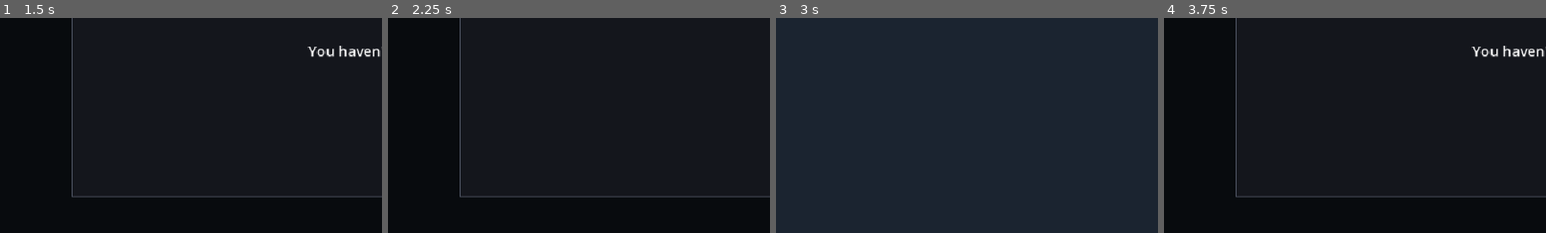
Above: before the commit, frames 1-4 (left to right).
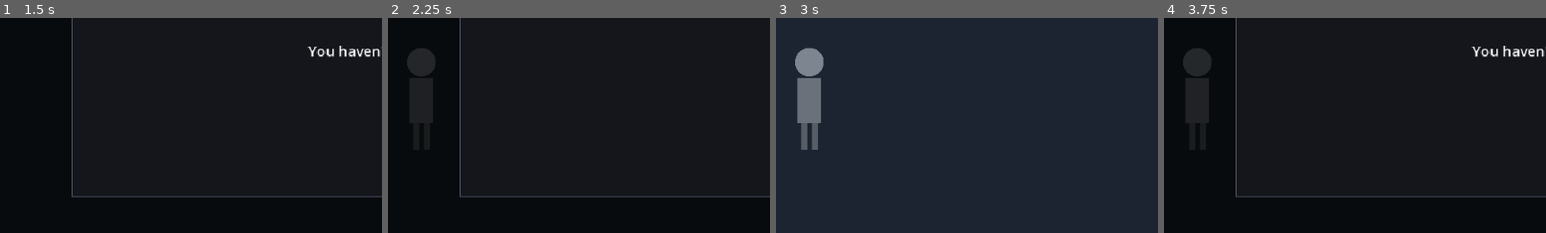
Above: after the commit, the same moments.

Repository: khalad007/Sheetwater
Game: Godot game, scene res://scenes/main.tscn
Two runs of this game, one before a commit and one after it. Both use one fixed random seed, a clock stepped at 60 frames per second and the inputs below.
Inputs:
- Up to frame 1 (1.5 s): click "Notebook (N)" at 0.5 s; click "Items" at 1.25 s
- Up to frame 2 (2.25 s): click "Notes" at 2 s
- Up to frame 3 (3 s): click "Notebook (N)" at 2.75 s
- Up to frame 4 (3.75 s): click "Notebook (N)" at 3.5 s
The pictures show only the part of the screen within x 0-50%, y 50-100%; the shares and areas given below are measured in that part.

Frame 1 is identical in both runs. In frame 2, 0.7% of the frame differs, in the area x 5-13%, y 14-28%; in frame 3, 2.5%, in the area x 5-13%, y 13-62%; in frame 4, 0.8%.

Commit message:
Add faceless girl: feature layers from found items, edge placement, shy fade

Diff:
--- a/scripts/game_state.gd
+++ b/scripts/game_state.gd
@@ -91,5 +91,19 @@
 
 func _unhandled_key_input(event: InputEvent) -> void:
 	var key := event as InputEventKey
-	if key and key.pressed and not key.echo and key.keycode == KEY_F3 and OS.is_debug_build():
+	if key == null or not key.pressed or key.echo or not OS.is_debug_build():
+		return
+	if key.keycode == KEY_F3:
 		dump()
+	elif key.keycode == KEY_F4:
+		_debug_give_next_piece()
+
+
+## Debug only (F4): give the next missing girl piece, so you can test her.
+func _debug_give_next_piece() -> void:
+	for f: Dictionary in GirlData.FEATURES:
+		if not has_item(f["item"]):
+			add_item(f["item"])
+			print("DEBUG gave ", f["item"])
+			return
+	print("DEBUG: the girl already has every piece")
--- /dev/null
+++ b/scripts/girl.gd
@@ -0,0 +1,100 @@
+class_name Girl
+extends Control
+## The faceless girl at the edge of the frame. Built by RoomView from a room's
+## "girl" data. She shows one layer per found piece (see GirlData).
+## She fades in shortly after the room appears, fades out when the cursor comes
+## near, and returns a couple of seconds after it leaves.
+## With the voice piece she says one line (sound "girl_voice") once per room visit.
+
+const BOX: Vector2 = Vector2(48, 96)
+const APPEAR_DELAY: float = 1.5
+const FADE_TIME: float = 0.8
+const SHY_DISTANCE: float = 60.0
+const RETURN_DELAY: float = 2.0
+const VOICE_SOUND: String = "girl_voice"
+
+var _time: float = 0.0
+var _shy_left: float = 0.0
+var _voice_done: bool = false
+var _base_tex: Texture2D
+var _layers: Array = []   # each: {id, tex, offset}
+
+
+func _ready() -> void:
+	size = BOX
+	mouse_filter = Control.MOUSE_FILTER_IGNORE
+	modulate.a = 0.0
+	_base_tex = _try_load(GirlData.BASE_ART)
+	GameState.item_added.connect(_on_item_added)
+	_rebuild()
+
+
+func _on_item_added(_item_id: String) -> void:
+	_rebuild()
+
+
+func _try_load(path: String) -> Texture2D:
+	if path != "" and ResourceLoader.exists(path):
+		return load(path) as Texture2D
+	return null
+
+
+func _rebuild() -> void:
+	_layers.clear()
+	for f: Dictionary in GirlData.FEATURES:
+		if not GameState.has_item(f["item"]):
+			continue
+		var offset: Array = f.get("offset", [0, 0])
+		_layers.append({
+			"id": f["id"],
+			"tex": _try_load(f.get("art", "")),
+			"offset": Vector2(offset[0], offset[1]),
+		})
+	queue_redraw()
+
+
+func _process(delta: float) -> void:
+	_time += delta
+	var distance: float = (get_local_mouse_position() - BOX / 2.0).length()
+	if distance < SHY_DISTANCE:
+		_shy_left = RETURN_DELAY
+	else:
+		_shy_left = maxf(0.0, _shy_left - delta)
+	var target: float = 1.0 if (_time >= APPEAR_DELAY and _shy_left <= 0.0) else 0.0
+	modulate.a = move_toward(modulate.a, target, delta / FADE_TIME)
+	if not _voice_done and modulate.a > 0.6 and GameState.has_item(GirlData.VOICE_ITEM):
+		_voice_done = true
+		Sfx.play(VOICE_SOUND, -8.0)
+
+
+func _draw() -> void:
+	if _base_tex:
+		draw_texture(_base_tex, Vector2.ZERO)
+	else:
+		_draw_base_placeholder()
+	for layer: Dictionary in _layers:
+		if layer["tex"]:
+			draw_texture(layer["tex"], layer["offset"])
+		else:
+			_draw_placeholder(layer["id"])
+
+
+func _draw_base_placeholder() -> void:
+	var grey := Color("#7d8591")
+	draw_circle(Vector2(24, 17), 12.0, grey)                      # blank head, on purpose
+	draw_rect(Rect2(14, 30, 20, 38), grey.darkened(0.15))         # dress
+	draw_rect(Rect2(17, 68, 5, 22), grey.darkened(0.3))           # legs
+	draw_rect(Rect2(26, 68, 5, 22), grey.darkened(0.3))
+
+
+func _draw_placeholder(id: String) -> void:
+	match id:
+		"feet":
+			draw_rect(Rect2(15, 84, 9, 9), Color("#b3322c"))
+			draw_rect(Rect2(25, 84, 9, 9), Color("#b3322c"))
+		"coat":
+			draw_rect(Rect2(11, 30, 26, 40), Color("#b3322c"))
+			draw_line(Vector2(24, 30), Vector2(24, 70), Color("#7a1f1b"), 1.0)
+		"hands":
+			draw_rect(Rect2(8, 48, 5, 6), Color("#e3cdb8"))
+			draw_rect(Rect2(35, 48, 5, 6), Color("#e3cdb8"))
--- /dev/null
+++ b/scripts/girl_data.gd
@@ -0,0 +1,16 @@
+class_name GirlData
+extends RefCounted
+## Which found item gives the girl which feature. Order = draw order.
+## "art" is a transparent PNG on the same 48x96 canvas as girl_base.png,
+## drawn at "offset" (0,0 if the canvas matches). If the file doesn't exist,
+## a placeholder shape is drawn instead. "voice" has no picture on purpose.
+
+const BASE_ART: String = "res://art/girl_base.png"
+const VOICE_ITEM: String = "voice_tape"
+
+const FEATURES: Array = [
+	{"id": "feet", "item": "red_boot", "art": "res://art/girl_feet.png", "offset": [0, 0]},
+	{"id": "coat", "item": "red_coat", "art": "res://art/girl_coat.png", "offset": [0, 0]},
+	{"id": "hands", "item": "child_drawing", "art": "res://art/girl_hands.png", "offset": [0, 0]},
+	{"id": "voice", "item": VOICE_ITEM, "art": ""},
+]
--- a/scripts/notebook_data.gd
+++ b/scripts/notebook_data.gd
@@ -14,6 +14,18 @@
 	"child_drawing": {
 		"name": "Child's drawing",
 		"desc": "A small hand held inside a larger hand. The crayon was pressed hard enough to tear the paper.",
+	},
+	"red_boot": {
+		"name": "Red rain boot",
+		"desc": "A child's boot, still damp inside. The left one. There is no right one.",
+	},
+	"red_coat": {
+		"name": "Red coat",
+		"desc": "Small, with a hood. One sleeve is stiff with dried lake water.",
+	},
+	"voice_tape": {
+		"name": "Recording",
+		"desc": "A tape of a child's voice. Static cuts out one word, every time you play it.",
 	},
 }
 
--- a/scripts/room.gd
+++ b/scripts/room.gd
@@ -25,6 +25,7 @@
 		return
 	_data = RoomData.ROOMS[room_id]
 	_build_background()
+	_build_girl()
 	_build_hotspots()
 	_build_hover_label()
 	_build_caption()
@@ -32,6 +33,17 @@
 	GameState.item_added.connect(_refresh_hotspots.unbind(1))
 	Dialogue.finished.connect(_refresh_hotspots)
 	_refresh_hotspots()
+
+func _build_girl() -> void:
+	if not _data.has("girl"):
+		return
+	var g: Dictionary = _data["girl"]
+	if not GameState.check_all(g.get("show_if", [])):
+		return
+	var pos: Array = g["pos"]
+	var girl := Girl.new()
+	girl.position = Vector2(pos[0], pos[1])
+	add_child(girl)
 
 
 func _unhandled_key_input(event: InputEvent) -> void:
--- a/scripts/room_data.gd
+++ b/scripts/room_data.gd
@@ -5,6 +5,8 @@
 ##   color     placeholder background colour (hex string)
 ##   bg        path to a 640x360 PNG; used automatically once the file exists
 ##   hotspots  list of clickable areas. Each has:
+##   girl      optional {"pos": [x, y], "show_if": [conditions]}: the faceless girl,
+##             top-left of her 48x96 box, in 640x360 space. Keep her at a frame edge.
 ##       id, label, rect [x, y, width, height] in 640x360 space
 ##       and EITHER "text" (caption) OR "exit" (room id to go to)
 ##     optional:
@@ -23,6 +25,7 @@
 		"title": "Bus Stop",
 		"color": "#1b2430",
 		"bg": "res://art/bg_bus_stop.png",
+		"girl": {"pos": [4, 200]},      # in "bus_stop"
 		"hotspots": [
 			{"id": "sign", "label": "Sign", "rect": [40, 110, 60, 130],
 				"text": "The sign has no name on it.", "sets": "read_sign"},
@@ -37,6 +40,7 @@
 		"title": "Inn Room",
 		"color": "#2a2018",
 		"bg": "res://art/bg_inn_room.png",
+		"girl": {"pos": [4, 190]},      # in "inn_room"
 		"hotspots": [
 			{"id": "wardrobe", "label": "Wardrobe", "rect": [60, 90, 110, 200],
 				"needs": ["flag:looked_window"],
@@ -57,6 +61,7 @@
 		"title": "Village Lane",
 		"color": "#1d2b27",
 		"bg": "res://art/bg_village_lane.png",
+		"girl": {"pos": [588, 190]},    # in "village_lane"
 		"hotspots": [
 			{"id": "villager", "label": "Villager", "rect": [280, 120, 70, 170],
 				"beat": "villager_1"},
Not shown, added: audio/girl_voice.wav.import
Not shown, added: scripts/girl.gd.uid
Not shown, added: scripts/girl_data.gd.uid
Not shown, added: audio/girl_voice.wav
